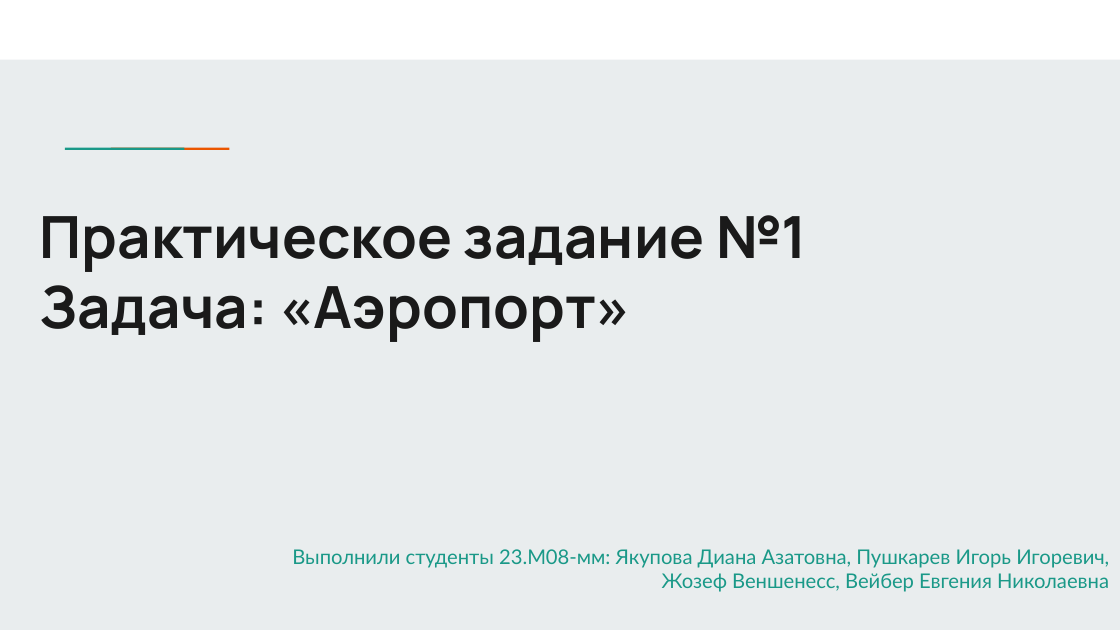
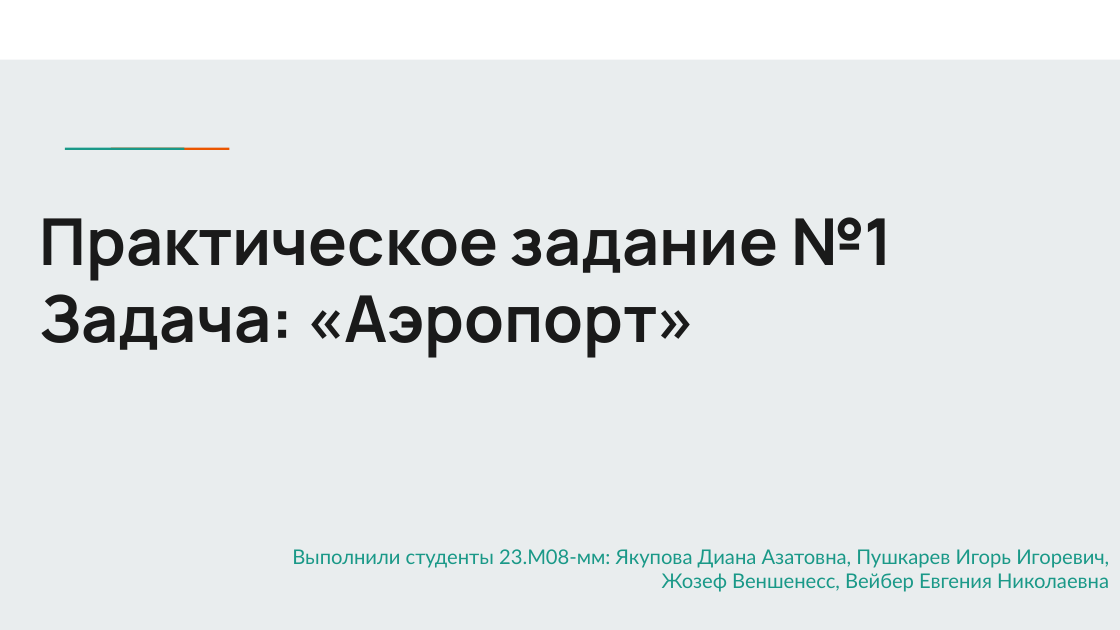
Before and after one commit to igor531205/PostgreSQL, a slide deck: slide 1 of lesson_1/airports.pptx. Drawn at 1120x630 pixels with LibreOffice and Linux fonts; fonts in the diff are those of the drawing. Boxes give left, top, right and bottom in pixels: in the first picture for what was removed or moved away, otherwise in the second. Text is boxed around its words. In the diff, an @@ line names an element or a change of style, - is before the commit and + after.

```diff
--- a/lesson_1/airports.pptx
+++ b/lesson_1/airports.pptx
@@ title "Практическое задание №1" at <box>40,217,892,358</box>: size 37.4 to 41.5 pt @@
```
Also in this commit, not shown: 2 slides added, 2 slides removed.
